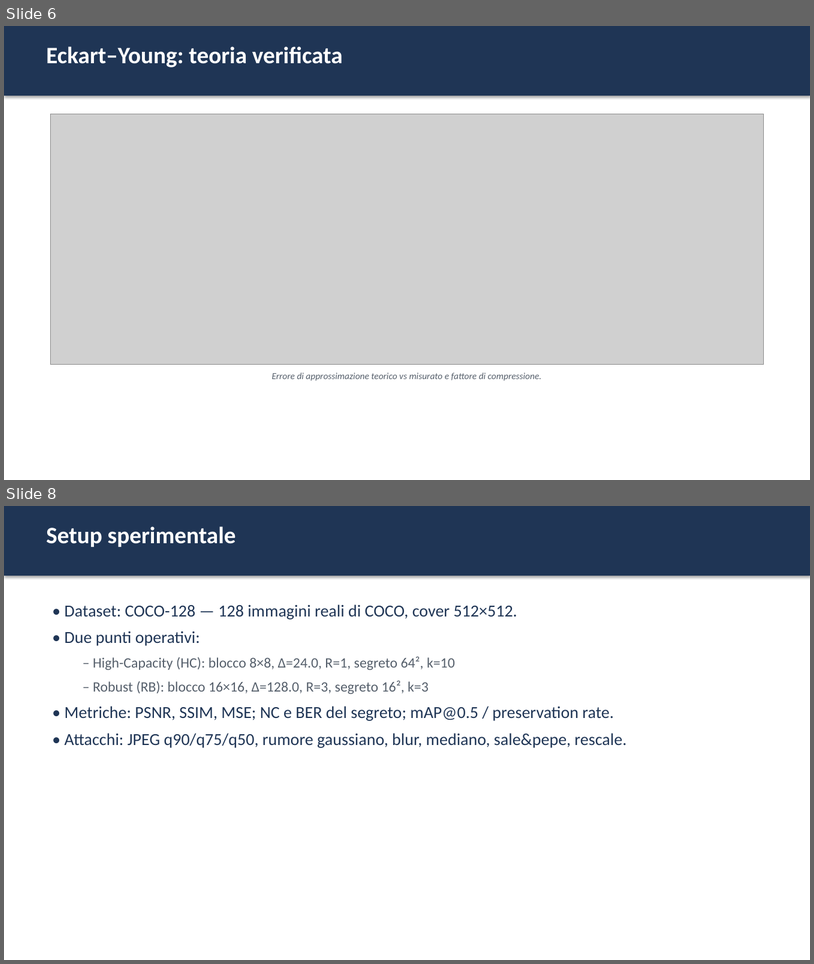
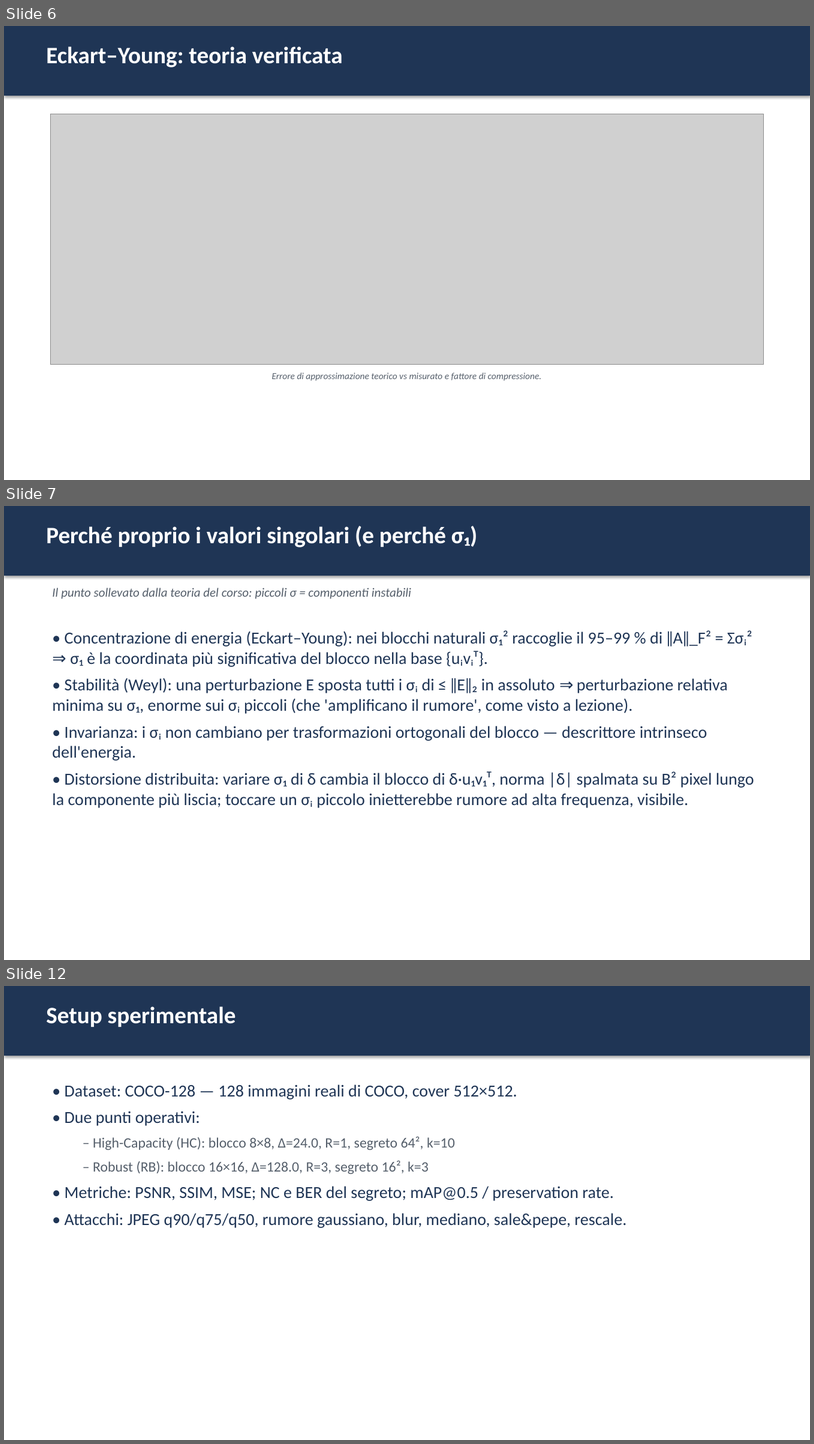
Before and after one commit to elmachico01/SVD_Claude, a slide deck: docs/presentazione.pptx. Shown one above the other, each under a label of ours: slides 6 and 8 before the commit, slides 6, 7 and 12 after it; the slides between them are not shown. The pictures are 814x964 and 814x1444 pixels, drawn with LibreOffice and Linux fonts; fonts in the diff are those of the drawing; grey boxes stand for pictures. Boxes give left, top, right and bottom in pixels: in the first picture for what was removed or moved away, otherwise in the second. Text is boxed around its words. In the diff, an @@ line names an element or a change of style, - is before the commit and + after.

```diff
--- a/docs/presentazione.pptx
+++ b/docs/presentazione.pptx
@@ slide 7 added at bbox=[4, 506, 810, 960], background #FFFFFF @@
@@ rectangle added at bbox=[4, 506, 810, 576], fill #1F3555 @@
@@ text added at bbox=[46, 526, 477, 547], 28 pt, text #FFFFFF, bold @@
+Perché proprio i valori singolari (e perché σ₁)
@@ text added at bbox=[52, 588, 411, 599], 15 pt, text #555F6B, italic @@
+Il punto sollevato dalla teoria del corso: piccoli σ = componenti instabili
@@ text added at bbox=[52, 630, 755, 808], 20 pt, text #1F3555 @@
+• Concentrazione di energia (Eckart–Young): nei blocchi naturali σ₁² raccoglie il 95–99 % di ‖A‖_F² = Σσᵢ² ⇒ σ₁ è la coordinata più significativa del blocco nella base {uᵢvᵢᵀ}.
+• Stabilità (Weyl): una perturbazione E sposta tutti i σᵢ di ≤ ‖E‖₂ in assoluto ⇒ perturbazione relativa minima su σ₁, enorme sui σᵢ piccoli (che 'amplificano il rumore', come visto a lezione).
+• Invarianza: i σᵢ non cambiano per trasformazioni ortogonali del blocco — descrittore intrinseco dell'energia.
+• Distorsione distribuita: variare σ₁ di δ cambia il blocco di δ·u₁v₁ᵀ, norma |δ| spalmata su B² pixel lungo la componente più liscia; toccare un σᵢ piccolo inietterebbe rumore ad alta frequenza, visibile.
@@ what was slide 8 is now slide 12 @@
```
Also in this commit, not shown: 2 slides changed, 3 other slides added, 7 other files.
